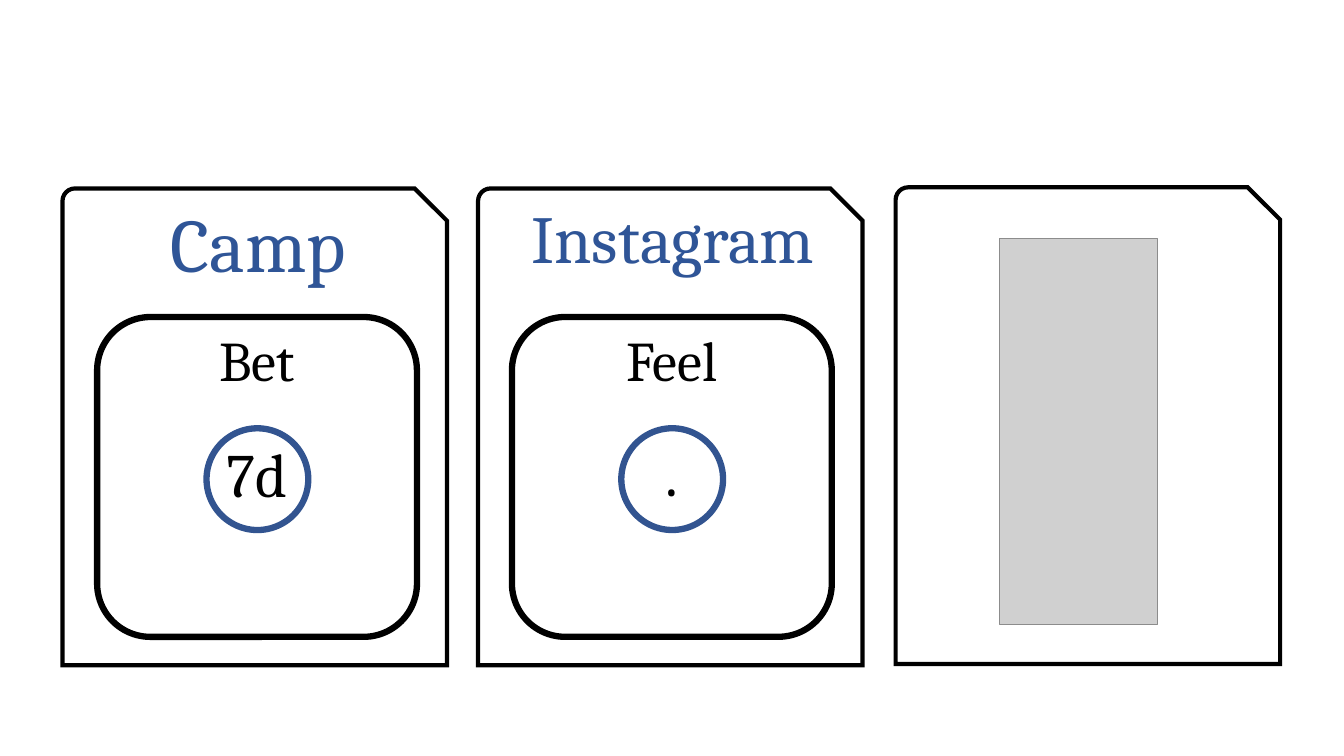
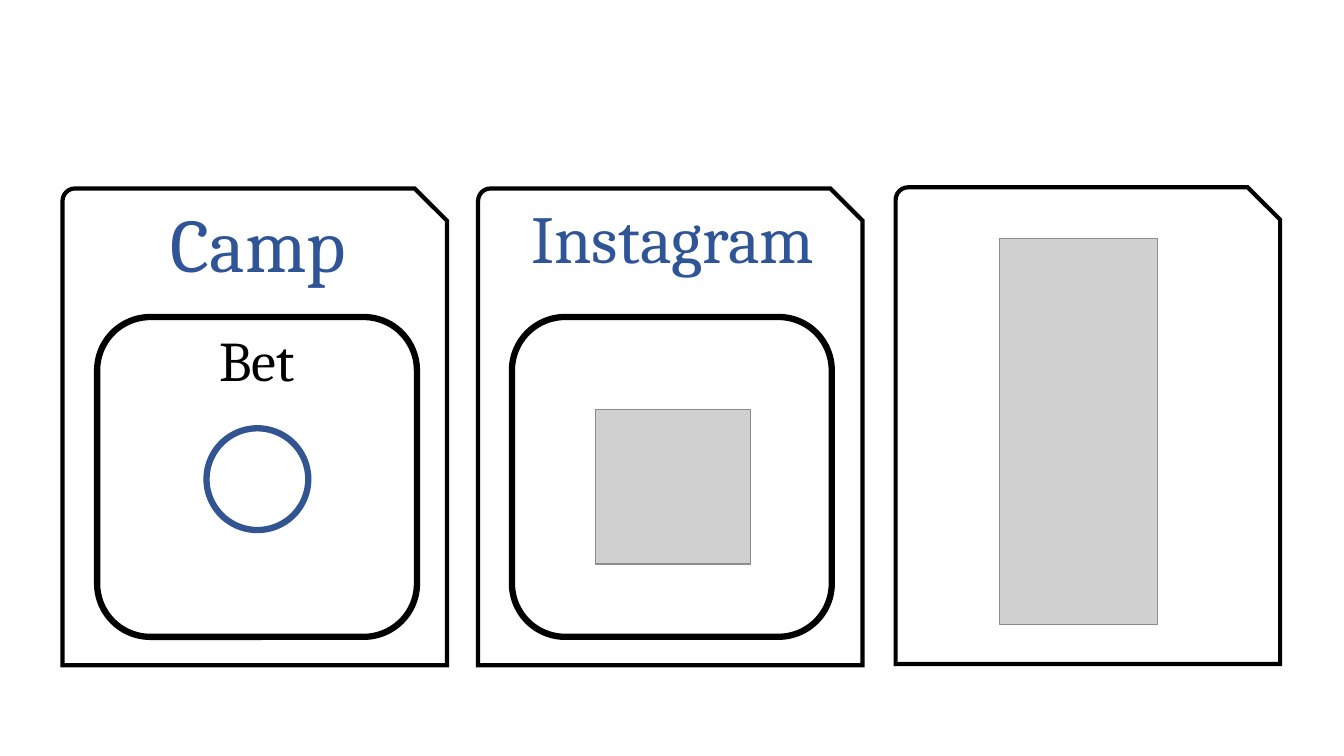
Before and after one commit to skilled-reflection/skilled-reflection.github.io, a slide deck: slide 2 of figs/web-icons.pptx. Drawn at 1344x756 pixels with LibreOffice and Linux fonts; fonts in the diff are those of the drawing; grey boxes stand for pictures. Boxes give left, top, right and bottom in pixels: in the first picture for what was removed or moved away, otherwise in the second. Text is boxed around its words. In the diff, an @@ line names an element or a change of style, - is before the commit and + after.

```diff
--- a/figs/web-icons.pptx
+++ b/figs/web-icons.pptx
@@ text removed at [627,342,718,382] @@
-Feel
@@ picture added at [596,409,750,564] @@
@@ text removed at [227,441,288,498] @@
-7d
@@ text removed at [616,431,729,517] @@
-.
@@ ellipse removed at [621,429,723,530] @@
```
Also in this commit, not shown: 1 other slide changed, 1 slide added.
